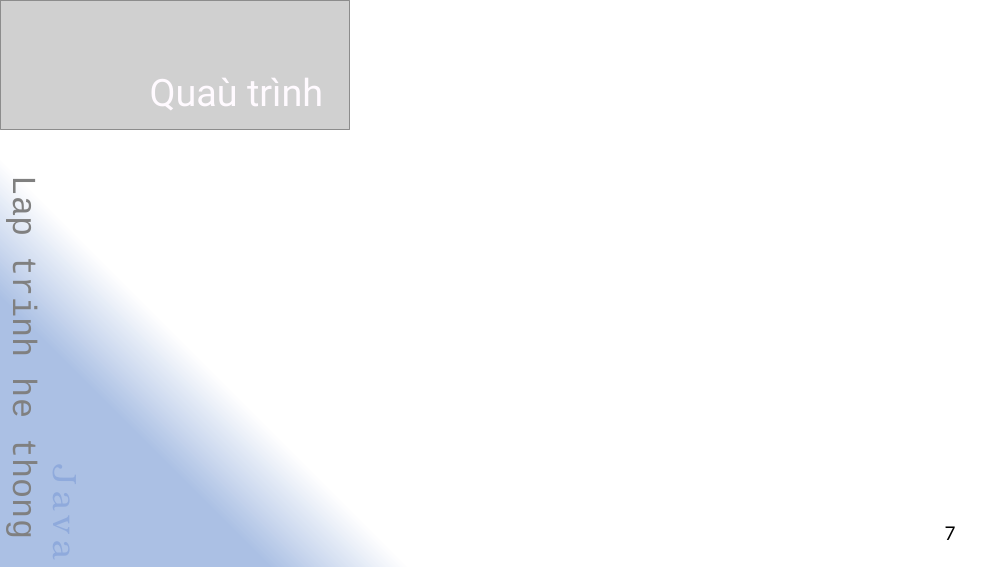
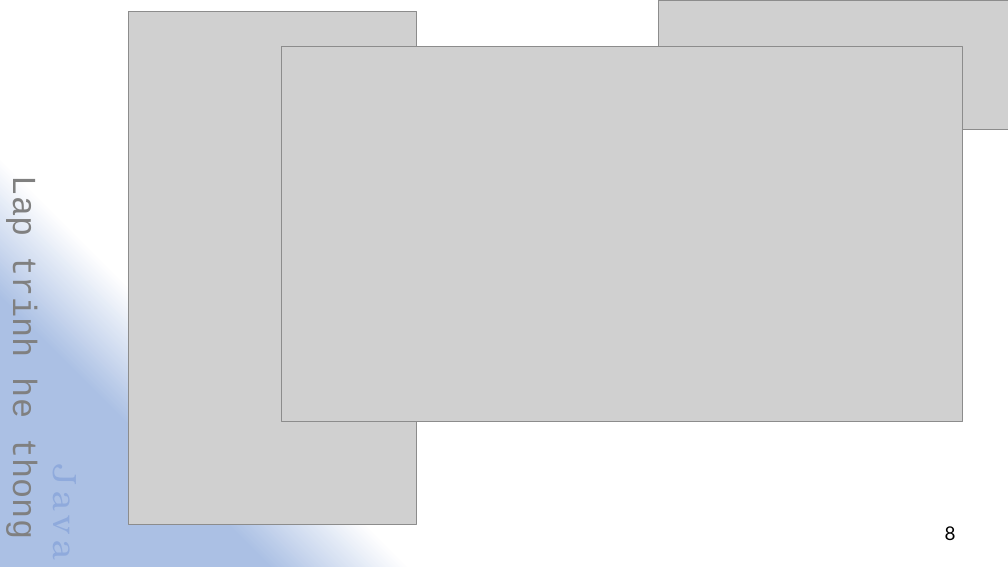
Before and after one commit to MrteenBao/JavaTeamMtcl2014, a slide deck: slide 16 of Slide/Presentation_final.pptx (slide 14 before the commit). Drawn at 1008x567 pixels with LibreOffice and Linux fonts; fonts in the diff are those of the drawing; grey boxes stand for pictures. Boxes give left, top, right and bottom in pixels: in the first picture for what was removed or moved away, otherwise in the second. Text is boxed around its words. In the diff, an @@ line names an element or a change of style, - is before the commit and + after.

Commit message:
UPDATE: Slide

```diff
--- a/Slide/Presentation_final.pptx
+++ b/Slide/Presentation_final.pptx
@@ picture removed at box(0, 0, 349, 129) @@
@@ picture added at box(129, 11, 417, 524) @@
@@ picture added at box(659, 0, 1008, 129) @@
@@ picture added at box(281, 46, 963, 422) @@
@@ text removed at box(150, 78, 323, 110) @@
-Quaù trình
@@ text at box(945, 526, 956, 540): text changed @@
-7
+8
```
Also in this commit, not shown: 6 other slides changed, 1 slide added.
